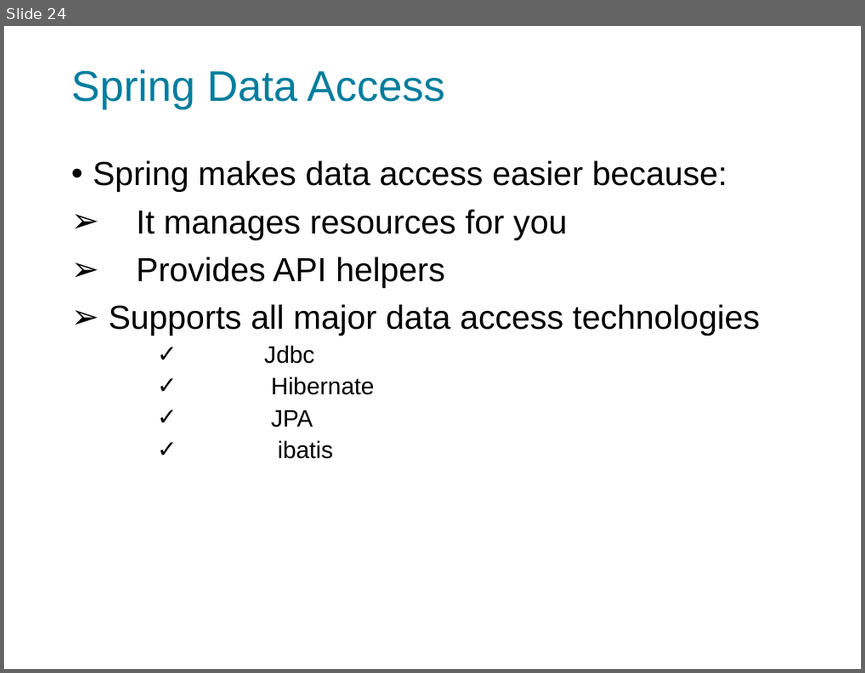
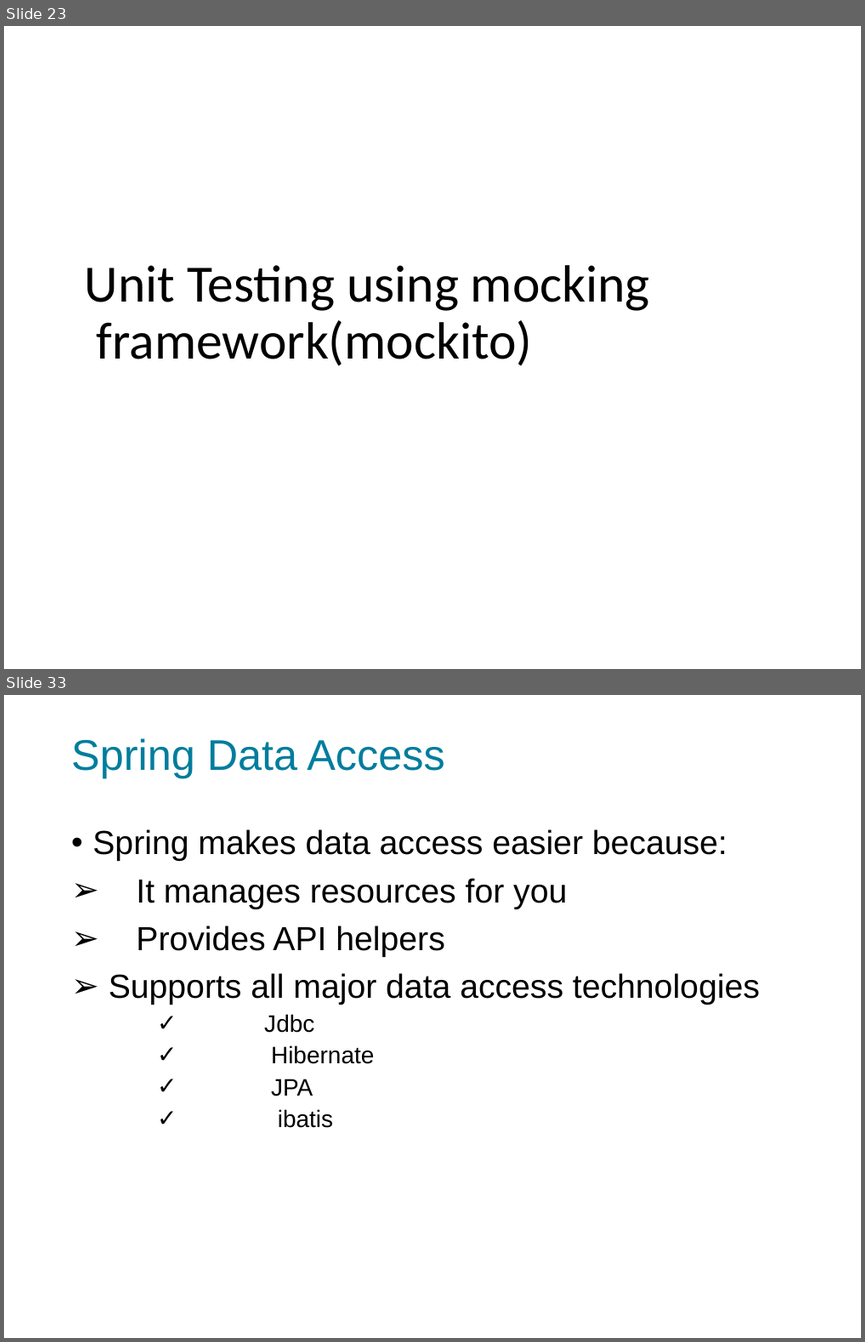
Before and after one commit to f9group/Training, a slide deck: PowerPoints/SpringFramework.pptx. Shown one above the other, each under a label of ours: slide 24 before the commit, slides 23 and 33 after it; the slides between them are not shown. The pictures are 865x673 and 865x1342 pixels, drawn with LibreOffice and Linux fonts; fonts in the diff are those of the drawing; background and template pictures are left out. Boxes give left, top, right and bottom in pixels: in the first picture for what was removed or moved away, otherwise in the second. Text is boxed around its words. In the diff, an @@ line names an element or a change of style, - is before the commit and + after.

```diff
--- a/PowerPoints/SpringFramework.pptx
+++ b/PowerPoints/SpringFramework.pptx
@@ slide 23 added at (4, 26, 861, 669), background picture (left out) @@
@@ title added at (85, 265, 650, 366), 44 pt, text #000000 @@
+Unit Testing using mocking framework(mockito)
@@ what was slide 24 is now slide 33 @@
```
Also in this commit, not shown: 41 slides changed, 25 other slides added, 1 other file.
